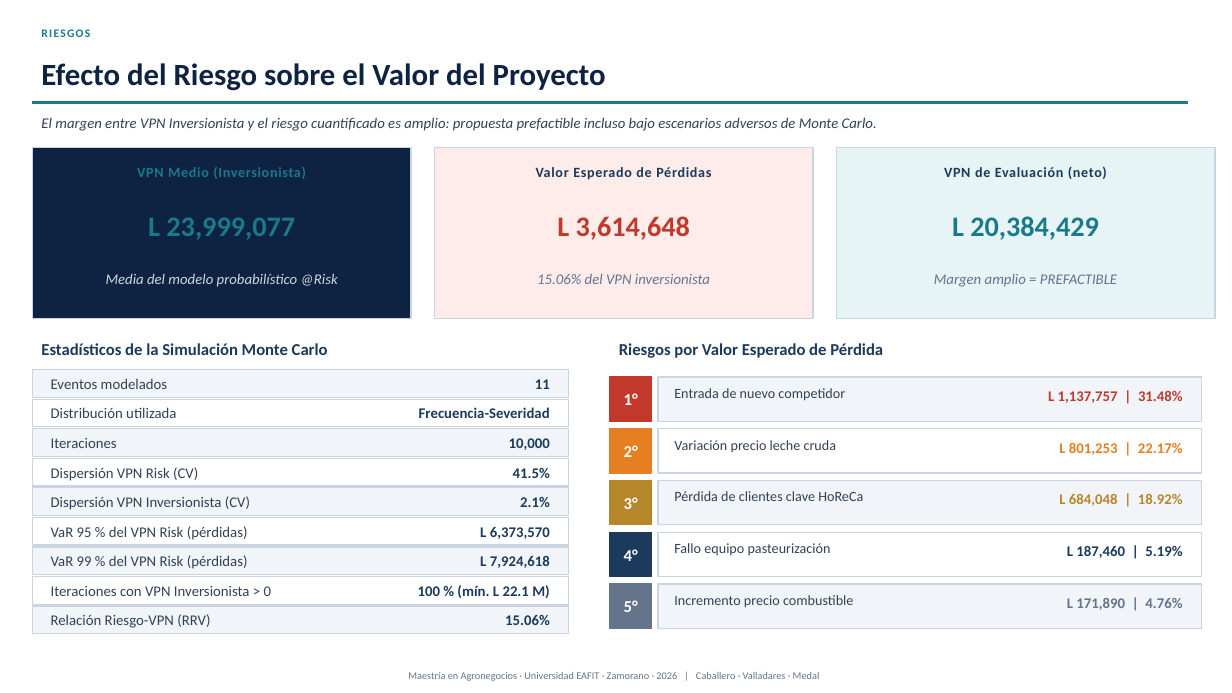
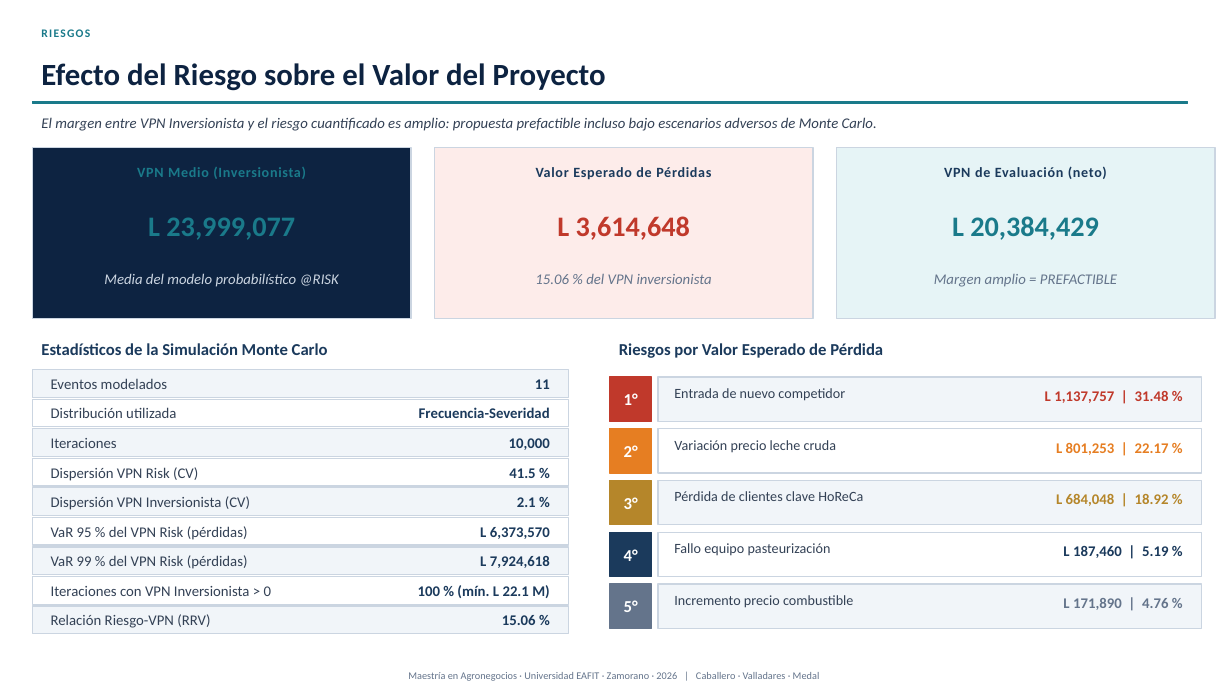
Before and after one commit to modelqdeluxe-ops/ss, a slide deck: slide 30 of Defensa_Tesis_Jaime_Fredy_Horacio_corregida.pptx. Drawn at 1232x693 pixels with LibreOffice and Linux fonts; fonts in the diff are those of the drawing. Boxes give left, top, right and bottom in pixels: in the first picture for what was removed or moved away, otherwise in the second. Text is boxed around its words. In the diff, an @@ line names an element or a change of style, - is before the commit and + after.

```diff
--- a/Defensa_Tesis_Jaime_Fredy_Horacio_corregida.pptx
+++ b/Defensa_Tesis_Jaime_Fredy_Horacio_corregida.pptx
@@ text at (104,273,339,287): text changed @@
-Media del modelo probabilístico @Risk
+Media del modelo probabilístico @RISK
@@ text at (535,274,712,284): spaces changed @@
-15.06% del VPN inversionista
+15.06 % del VPN inversionista
@@ text at (1045,391,1169,403): spaces changed @@
-L 1,137,757 | 31.48%
+L 1,137,757 | 31.48 %
@@ text at (1056,443,1169,455): spaces changed @@
-L 801,253 | 22.17%
+L 801,253 | 22.17 %
@@ text at (509,468,535,478): spaces changed @@
-41.5%
+41.5 %
@@ text at (517,497,536,507): spaces changed @@
-2.1%
+2.1 %
@@ text at (1056,494,1169,506): spaces changed @@
-L 684,048 | 18.92%
+L 684,048 | 18.92 %
@@ text at (1063,546,1168,558): spaces changed @@
-L 187,460 | 5.19%
+L 187,460 | 5.19 %
@@ text at (1063,598,1168,610): spaces changed @@
-L 171,890 | 4.76%
+L 171,890 | 4.76 %
@@ text at (502,615,536,625): spaces changed @@
-15.06%
+15.06 %
```
Also in this commit, not shown: 19 other slides changed, 2 other files.
